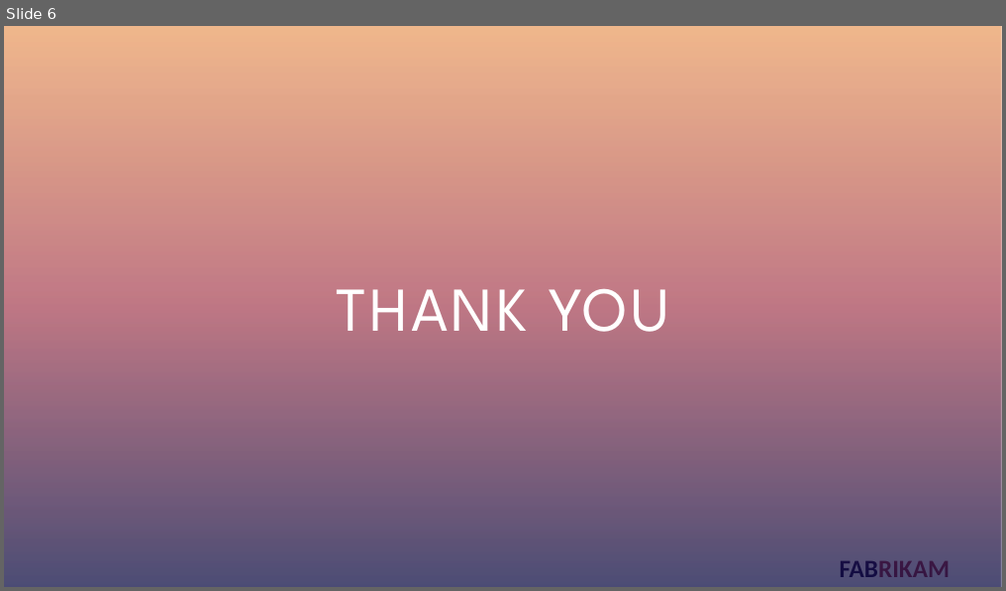
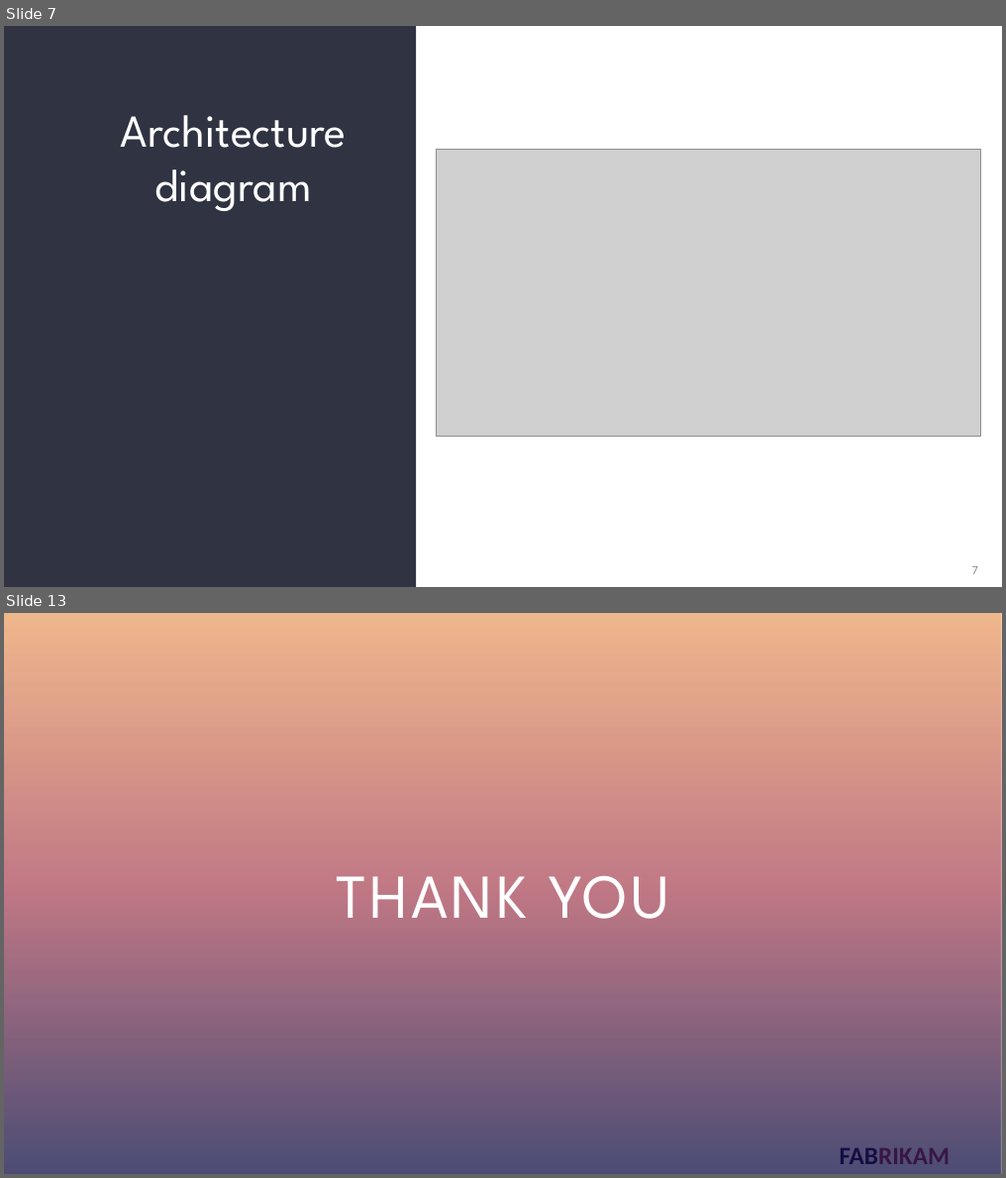
Before and after one commit to Pathfinder-Team/Computing-Project-2019---PathFinder, a slide deck: Documents/Technical Proposal - Due 21-10-19/PathFinder_presentation.pptx. Shown one above the other, each under a label of ours: slide 6 before the commit, slides 7 and 13 after it; the slides between them are not shown. The pictures are 1006x591 and 1006x1178 pixels, drawn with LibreOffice and Linux fonts; fonts in the diff are those of the drawing; grey boxes stand for pictures; background and template pictures are left out. Boxes give left, top, right and bottom in pixels: in the first picture for what was removed or moved away, otherwise in the second. Text is boxed around its words. In the diff, an @@ line names an element or a change of style, - is before the commit and + after.

```diff
--- a/Documents/Technical Proposal - Due 21-10-19/PathFinder_presentation.pptx
+++ b/Documents/Technical Proposal - Due 21-10-19/PathFinder_presentation.pptx
@@ slide 7 added at (4, 26, 1002, 587), background #FFFFFF; not listed: 1 template element that a slide beside it also shows @@
@@ rectangle added at (4, 26, 416, 587), fill #2F3342 @@
@@ title added at (121, 115, 347, 211), 44 pt, text #FFFFFF @@
+Architecture diagram
@@ picture added at (437, 149, 981, 436) @@
@@ rectangle added at (836, 556, 957, 587), fill #FFFFFF @@
@@ page number added at (972, 567, 978, 574), 12 pt, text #8C8C8C @@
+7
@@ what was slide 6 is now slide 13 @@
```
Also in this commit, not shown: 3 slides changed, 6 other slides added.
